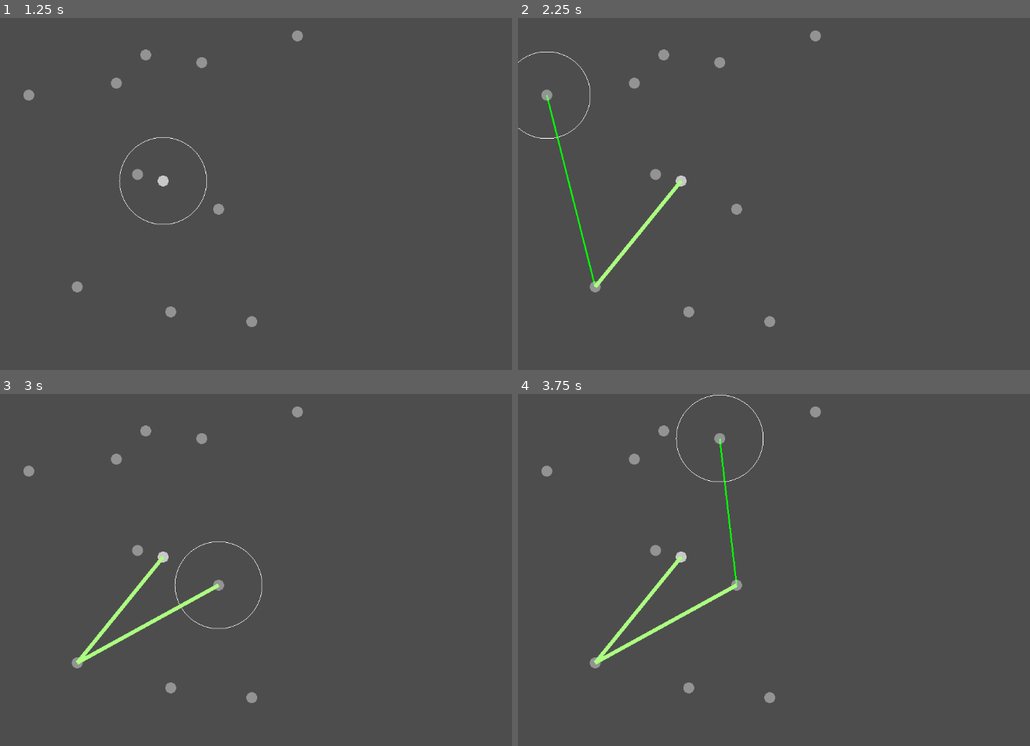
Above: before the commit, frames 1-4 (two rows, left to right).
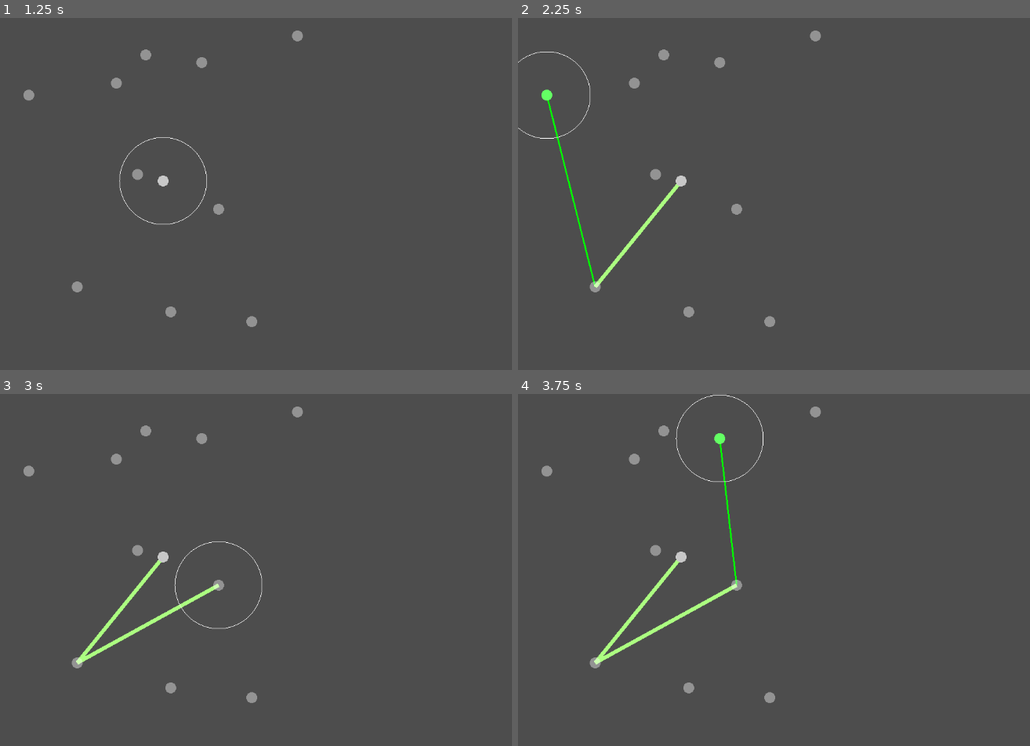
Above: after the commit, the same moments.

Repository: Mynijo/MagicFocus
Game: Godot game, scene res://FocusCraft/Focus.tscn
The game is run twice, just before and just after one commit, with the same random seed, the same clock (stepped at 60 frames per second) and the same inputs.
Inputs (mouse positions are in pixels of both pictures, inside the frame that each line leads up to):
- Up to frame 1 (1.25 s): tap Enter at 0.5 s; move the mouse to (163, 179) at 0.52 s; press the mouse at (163, 179) at 0.53 s
- Up to frame 2 (2.25 s): tap Space at 1.25 s; move the mouse to (594, 285) at 1.27 s; release the mouse at (594, 285) at 1.28 s; click (594, 285) at 1.35 s; tap Enter at 2 s; move the mouse to (548, 95) at 2.02 s; press the mouse at (548, 95) at 2.03 s
- Up to frame 3 (3 s): tap Space at 2.75 s; move the mouse to (220, 584) at 2.77 s; release the mouse at (220, 584) at 2.78 s; click (220, 584) at 2.85 s
- Up to frame 4 (3.75 s): tap Enter at 3.5 s; move the mouse to (717, 439) at 3.52 s; press the mouse at (717, 439) at 3.53 s

Frame 1 is identical in both runs. In frame 2, less than 0.1% of the frame differs, in the area x 4-33%, y 20-77%; in frame 3, less than 0.1%; in frame 4, less than 0.1%, in the area x 14-43%, y 11-77%.

Commit message:
Next commit

Diff:
--- /dev/null
+++ b/FocusCraft/EnergieDots.gd
@@ -0,0 +1,28 @@
+extends Node2D
+
+
+@export var Radius_dot = 2
+@export var Radius_impcat = 80
+@export var Dot_color = Color.YELLOW
+@export var Highlight_color = Color.GRAY
+
+@export var Highlighted = false
+
+# Called when the node enters the scene tree for the first time.
+func _ready():
+	$CollisionShape2D.shape.radius = Radius_dot
+
+
+# Called every frame. 'delta' is the elapsed time since the previous frame.
+func _process(delta):
+	pass
+
+
+func _draw():
+	draw_circle(Vector2(0,0),Radius_dot, Dot_color)
+	if Highlighted:
+		draw_circle(Vector2(0,0),Radius_dot *2, Highlight_color)
+
+func highlight():
+	Highlighted = true
+	queue_redraw()
--- /dev/null
+++ b/FocusCraft/EnergieDots.tscn
@@ -0,0 +1,14 @@
+[gd_scene load_steps=3 format=3 uid="uid://53isejf3nt81"]
+
+[ext_resource type="Script" path="res://FocusCraft/EnergieDots.gd" id="1_jlsf3"]
+
+[sub_resource type="CircleShape2D" id="CircleShape2D_8kij7"]
+
+[node name="EnergieDots" type="Area2D" groups=["highlightable"]]
+collision_layer = 2
+collision_mask = 2
+script = ExtResource("1_jlsf3")
+Highlight_color = Color(0.745098, 0.745098, 0.745098, 0.588235)
+
+[node name="CollisionShape2D" type="CollisionShape2D" parent="."]
+shape = SubResource("CircleShape2D_8kij7")
--- a/FocusCraft/Focus.gd
+++ b/FocusCraft/Focus.gd
@@ -10,6 +10,7 @@
 
 var Focus_node_scene = preload("res://FocusCraft/FocusNode.tscn")
 var Connection_scene = preload("res://FocusCraft/Connection.tscn")
+#var Energie_dots_scene = preload("res://FocusCraft/EnergieDots.tscn")
 
 # Called when the node enters the scene tree for the first time.
 func _ready():
@@ -22,11 +23,17 @@
 		focus_node_instance.position.y = randi_range(20, 580)
 		add_child(focus_node_instance)
 
-
+#	for n in range (0, 1000):
+#		var energie_dots_instance = Energie_dots_scene.instantiate()
+#		energie_dots_instance.position.x = randi_range(0, 600)
+#		energie_dots_instance.position.y = randi_range(0, 600)
+#		add_child(energie_dots_instance)
+#
 
 func _draw():
 	if Input.is_action_pressed("left_mouse"):
 		draw_line(get_last_node().position, Conection_hover_position, Connection_color, 3)
+		draw_circle(get_viewport().get_mouse_position(), $StartNode.Radius_node, Connection_color)
 
 # Called every frame. 'delta' is the elapsed time since the previous frame.
 func _process(delta):
@@ -36,7 +43,7 @@
 		$RayCast2D.target_position = $RayCast2D.get_local_mouse_position()
 		var result = $RayCast2D.get_collider()
 		if result:
-			if result.is_in_group("connectable"):
+			if result.is_in_group("connectable") and !Connected_nodes.has(result):
 				Conection_hover_position = result.position
 				Conection_hover_Node = result
 				Connection_color = Color.GREEN
@@ -64,6 +71,7 @@
 		var connection_instance = Connection_scene.instantiate()
 		connection_instance.init(new_node.position, get_last_node().position)
 		add_child(connection_instance)
+		move_child(connection_instance, 0)
 		Conections.append(connection_instance)
 
 		Connected_nodes.append(new_node)
--- a/FocusCraft/FocusNode.tscn
+++ b/FocusCraft/FocusNode.tscn
@@ -2,14 +2,15 @@
 
 [ext_resource type="Script" path="res://FocusCraft/FocusNode.gd" id="1_nxfdb"]
 
-[sub_resource type="CircleShape2D" id="CircleShape2D_tay26"]
+[sub_resource type="CircleShape2D" id="CircleShape2D_juao4"]
 
 [node name="Node2D" type="Area2D" groups=["connectable"]]
 script = ExtResource("1_nxfdb")
 Node_color = Color(1, 1, 1, 0.392157)
 
 [node name="CollisionShape2D" type="CollisionShape2D" parent="."]
-shape = SubResource("CircleShape2D_tay26")
+shape = SubResource("CircleShape2D_juao4")
+debug_color = Color(0, 0.6, 0.701961, 0.419608)
 
 [connection signal="mouse_entered" from="." to="." method="_on_mouse_entered"]
 [connection signal="mouse_exited" from="." to="." method="_on_mouse_exited"]
Not shown: 2 places in FocusCraft/Connection.tscn that only renumber resources
